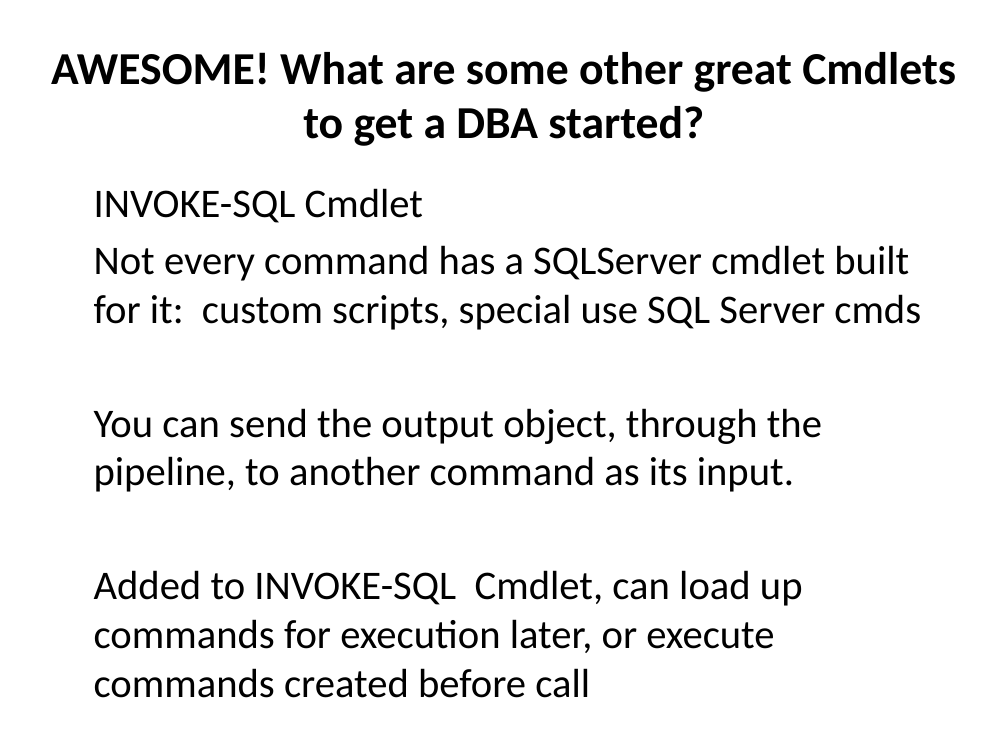
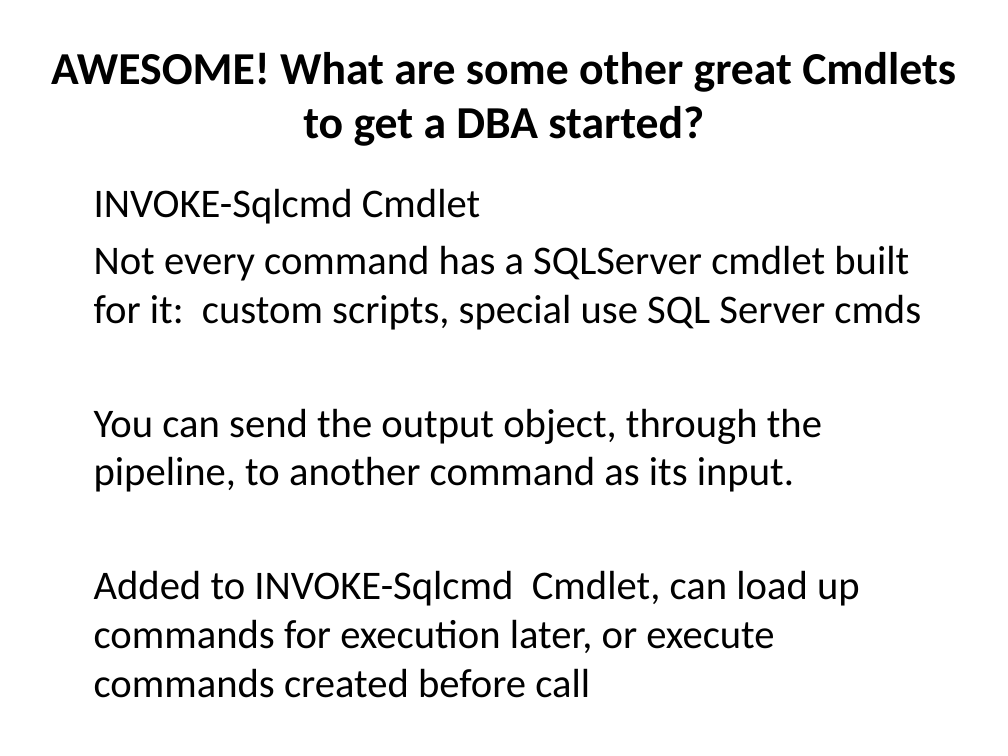
Before and after one commit to GoddessOfTheDatabase/SSPowershell, a slide deck: slide 22 of Presentation2-wTemplate.odp. Drawn at 1008x756 pixels with LibreOffice and Linux fonts; fonts in the diff are those of the drawing; background and template pictures are left out. Boxes give left, top, right and bottom in pixels: in the first picture for what was removed or moved away, otherwise in the second. Text is boxed around its words. In the diff, an @@ line names an element or a change of style, - is before the commit and + after.

```diff
--- a/Presentation2-wTemplate.odp
+++ b/Presentation2-wTemplate.odp
@@ text at box(94, 188, 480, 224): text changed @@
-INVOKE-SQL Cmdlet
+INVOKE-Sqlcmd Cmdlet
@@ text at box(94, 570, 860, 698): text changed @@
-Added to INVOKE-SQL Cmdlet, can load up commands for execution later, or execute commands created before call
+Added to INVOKE-Sqlcmd Cmdlet, can load up commands for execution later, or execute commands created before call
```
Also in this commit, not shown: 5 other slides changed, 2 other files.
